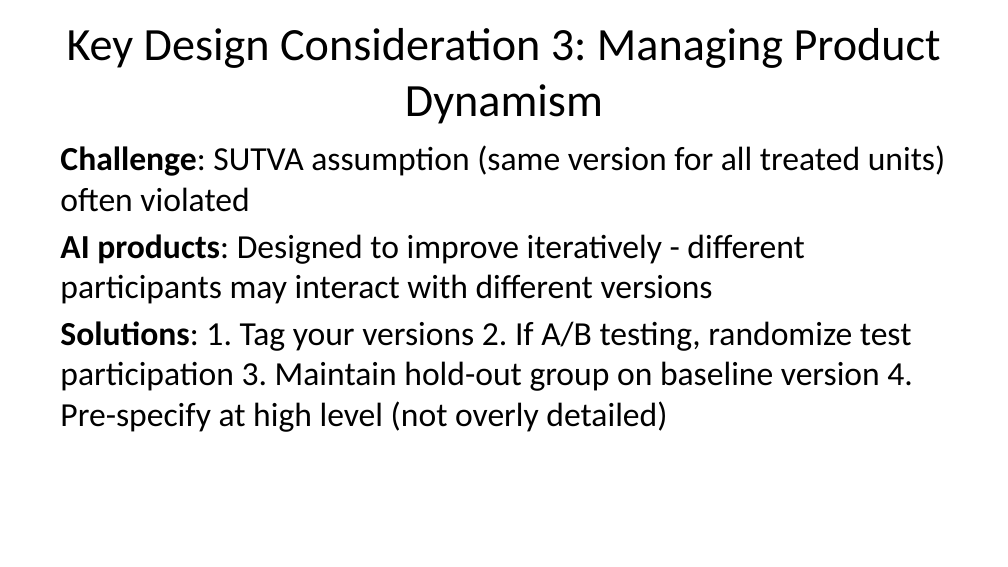
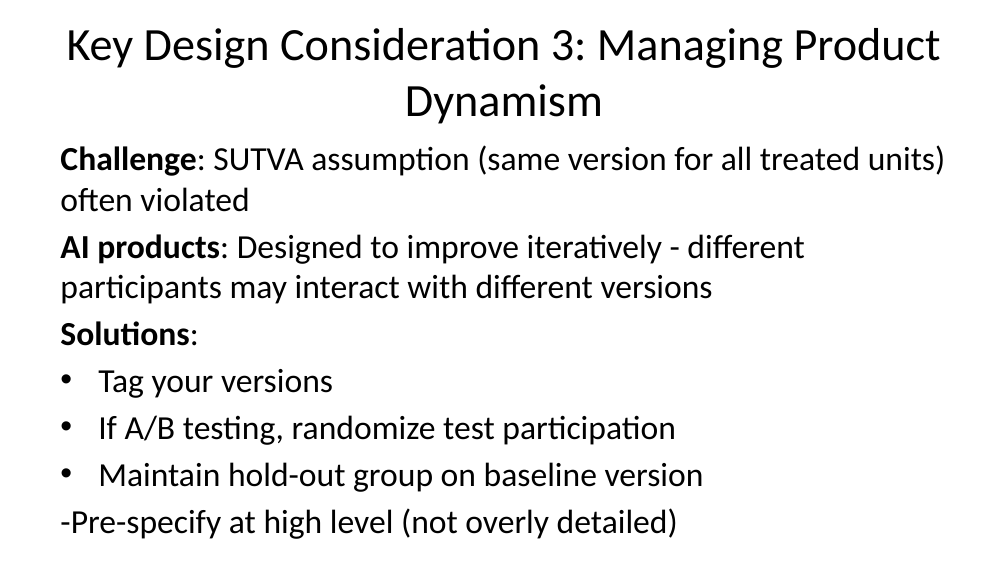
Before and after one commit to littlehifive/taf-ai-eval-pre, a slide deck: slide 65 of presentation/ai_eval_presentation.pptx (slide 62 before the commit). Drawn at 1008x567 pixels with LibreOffice and Linux fonts; fonts in the diff are those of the drawing. Boxes give left, top, right and bottom in pixels: in the first picture for what was removed or moved away, otherwise in the second. Text is boxed around its words. In the diff, an @@ line names an element or a change of style, - is before the commit and + after.

```diff
--- a/presentation/ai_eval_presentation.pptx
+++ b/presentation/ai_eval_presentation.pptx
@@ text at [60, 321, 704, 539]: text changed @@
-Solutions: 1. Tag your versions 2. If A/B testing, randomize test participation 3. Maintain hold-out group on baseline version 4. Pre-specify at high level (not overly detailed)
+Solutions:
+• Tag your versions
+• If A/B testing, randomize test participation
+• Maintain hold-out group on baseline version
+-Pre-specify at high level (not overly detailed)
```
Also in this commit, not shown: 23 other slides changed, 4 slides added, 1 slide removed, 6 other files.
